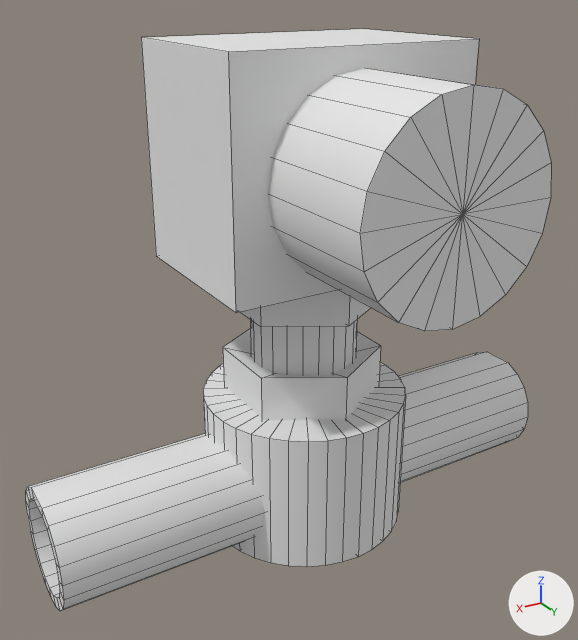
One commit to the FBX model Assets/Models/OriginalData/プレイヤーがはまるトリガー/プレイヤーがはまるトリガー.fbx: the scene before it, then after it.
One viewpoint serves both versions: a 50 mm lens placed at (3.33, 4.21, 1.26), pointed at (0.32, -0.8, -1.25). Lighting does not change. The marker at lower right points along +X, +Y and +Z. Mesh edges are drawn as thin lines. Where no turn or scale is listed for an object, it has been applied to the vertices.

The scene before the commit, as lines of its bpy script (objects in view):
```python
me_rootnode = bpy.data.meshes.new('RootNode')
me_rootnode.from_pydata(...)  # 338 vertices, 409 faces; spans x -2.31..2.38, y -1.97..0.68, z -3.28..0.84
# faces by material slot: [170, 163, 76]
me_rootnode.materials.append(mat_mat1)  # white #e7e7e7
me_rootnode.materials.append(mat_mat2)  # white #e7e7e7
me_rootnode.materials.append(mat_mat3)  # white #e7e7e7
ob_rootnode = bpy.data.objects.new('RootNode', me_rootnode)
ob_rootnode.location = (0.0, 0.0, 0.0)
```
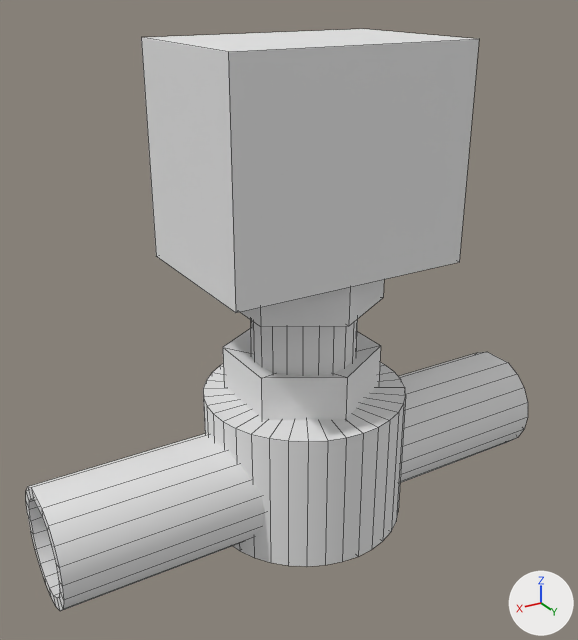
The change, as a list of edits to the scene's bpy script:
```text
Change me_rootnode:
    used by ob_rootnode; location = (0.0, 0.0, 0.0)
    remove me_rootnode.from_pydata(...)  # 338 vertices, 409 faces; spans x -2.31..2.38, y -1.97..0.68, z -3.28..0.84
    add me_rootnode.from_pydata(...)  # 317 vertices, 369 faces; spans x -2.31..2.38, y -1.97..-0.19, z -3.28..0.84
    me_rootnode part 1
    21 vertices are removed from x -0.78..0.74, y 0.68, z -0.84..0.69
    40 faces are deleted
```

Location of each change, [x1, y1, x2, y2] in pixels of the pictures (578 x 640 px):
'RootNode', reshaped
    before: [26, 29, 551, 611]
    after: [26, 29, 528, 611]
part 1 of me_rootnode, deleted
    before: [268, 68, 551, 331]
